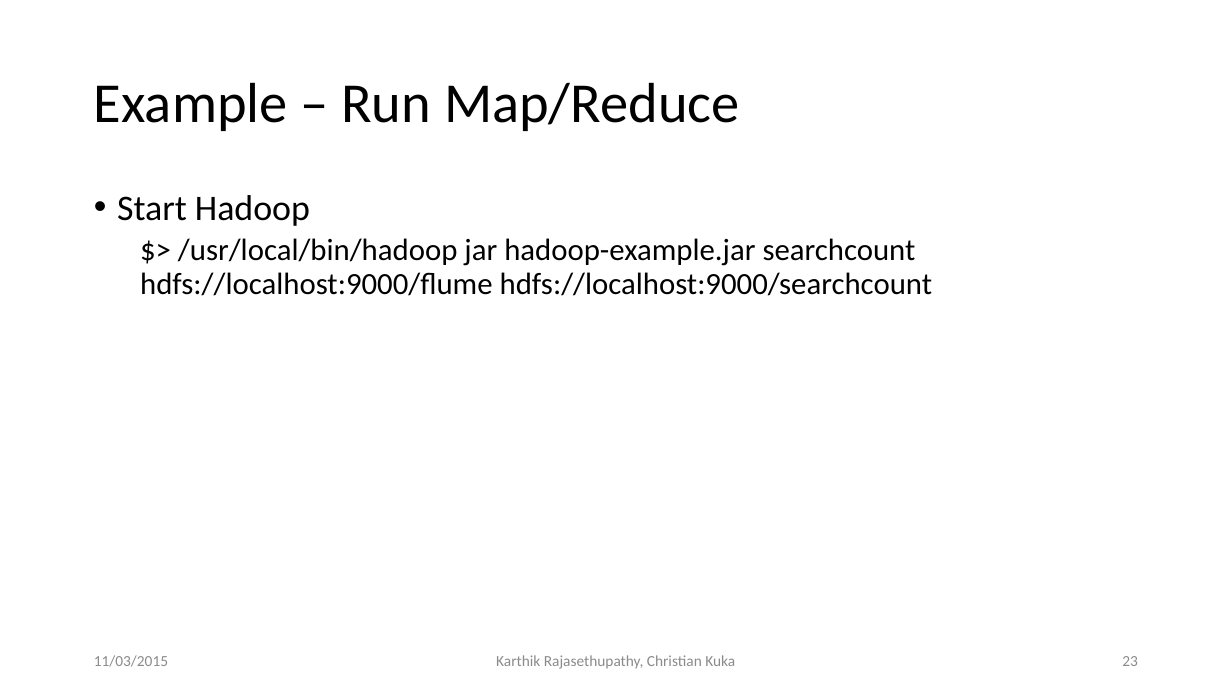
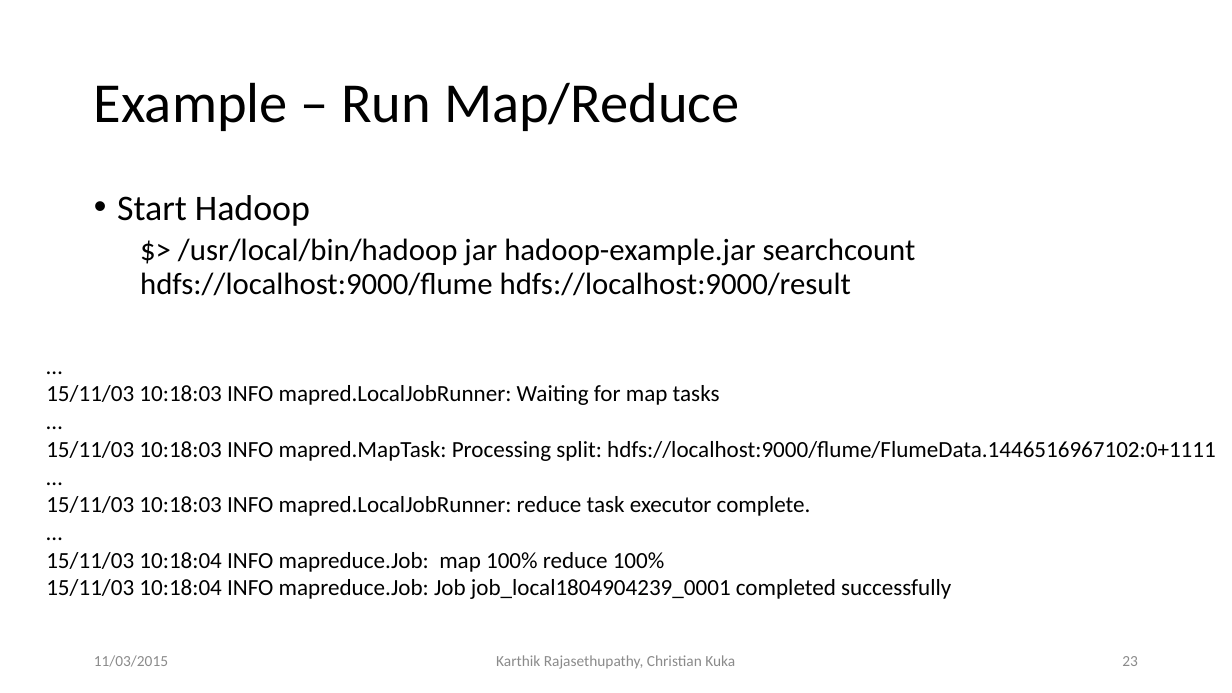
Before and after one commit to ckuka/SHDS, a slide deck: slide 23 of slides/ShanghaiDataScience_Master.pptx. Drawn at 1232x693 pixels with LibreOffice and Linux fonts; fonts in the diff are those of the drawing. Boxes give left, top, right and bottom in pixels: in the first picture for what was removed or moved away, otherwise in the second. Text is boxed around its words. In the diff, an @@ line names an element or a change of style, - is before the commit and + after.

```diff
--- a/slides/ShanghaiDataScience_Master.pptx
+++ b/slides/ShanghaiDataScience_Master.pptx
@@ text at (x1=140, y1=238, x2=916, y2=296): text changed @@
-  $> /usr/local/bin/hadoop jar hadoop-example.jar searchcount hdfs://localhost:9000/flume hdfs://localhost:9000/searchcount
+  $> /usr/local/bin/hadoop jar hadoop-example.jar searchcount hdfs://localhost:9000/flume hdfs://localhost:9000/result
@@ text added at (x1=46, y1=385, x2=1216, y2=599), 18 pt, text #000000 @@
+…
+15/11/03 10:18:03 INFO mapred.LocalJobRunner: Waiting for map tasks
+…
+15/11/03 10:18:03 INFO mapred.MapTask: Processing split: hdfs://localhost:9000/flume/FlumeData.1446516967102:0+1111
+…
+15/11/03 10:18:03 INFO mapred.LocalJobRunner: reduce task executor complete.
+…
+15/11/03 10:18:04 INFO mapreduce.Job: map 100% reduce 100%
+15/11/03 10:18:04 INFO mapreduce.Job: Job job_local1804904239_0001 completed successfully
```
Also in this commit, not shown: 13 other slides changed, 6 slides added, 5 other files.
